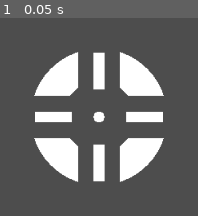
Above: before the commit, frame 1.
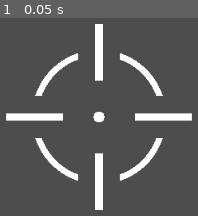
Above: after the commit, the same moment.

Repository: is386/shaders
Game: Godot game, scene res://src/shaders/examples/crosshair.tscn
The game is run twice, just before and just after one commit, with the same random seed, the same clock (stepped at 60 frames per second) and the same inputs. The project has no main scene, so this scene is started directly. The engine's default icon, where the game draws it, is replaced by a stand-in: a white triangle on a blue panel in a dark square.
Inputs:
- Up to frame 1 (0.05 s): no input

The runs differ from the first frame. In frame 1, 14% of the frame differs, in the area x 3-97%, y 3-97%.

Commit message:
Add shield bubble shader

Diff:
--- a/src/shaders/examples/crosshair.tscn
+++ b/src/shaders/examples/crosshair.tscn
@@ -6,12 +6,12 @@
 [sub_resource type="ShaderMaterial" id="ShaderMaterial_1bxxa"]
 shader = ExtResource("1_1bxxa")
 shader_parameter/center_size = 0.0170000008075
-shader_parameter/circle_size = 0.2130000101175
-shader_parameter/circle_thickness = 0.1010000047975
+shader_parameter/circle_size = 0.210000009975
+shader_parameter/circle_thickness = 0.0190000009025
 shader_parameter/circle_gap = 0.0650000030875
-shader_parameter/line_distance = 0.1430000067925
-shader_parameter/line_length = 0.230000010925
-shader_parameter/line_thickness = 0.8510000404225
+shader_parameter/line_distance = 0.202000009595
+shader_parameter/line_length = 0.3550000168625
+shader_parameter/line_thickness = 0.60800002888
 
 [node name="Crosshair" type="Sprite2D" unique_id=876802733]
 material = SubResource("ShaderMaterial_1bxxa")
--- /dev/null
+++ b/src/shaders/examples/shield_bubble.tscn
@@ -0,0 +1,40 @@
+[gd_scene format=3 uid="uid://bnj18a1ib2cuq"]
+
+[ext_resource type="Shader" uid="uid://d1a2ieuw00gc8" path="res://src/shaders/shield_bubble.gdshader" id="1_2a0jy"]
+[ext_resource type="Texture2D" uid="uid://4q335xxs2p" path="res://icon.svg" id="2_7n3ua"]
+
+[sub_resource type="FastNoiseLite" id="FastNoiseLite_2a0jy"]
+frequency = 0.0022
+
+[sub_resource type="NoiseTexture2D" id="NoiseTexture2D_8n0i7"]
+noise = SubResource("FastNoiseLite_2a0jy")
+seamless = true
+
+[sub_resource type="ShaderMaterial" id="ShaderMaterial_sn2t0"]
+shader = ExtResource("1_2a0jy")
+shader_parameter/radius = 0.3950000187625
+shader_parameter/width = 0.15200000722
+shader_parameter/highlight_center = Vector2(0.13, 0.355)
+shader_parameter/highlight_strength = 1.0
+shader_parameter/glow = 1.0
+shader_parameter/main_color = Color(0.31764707, 0.59607846, 1, 1)
+shader_parameter/highlight_color = Color(0.91292113, 0.0003638685, 0.84370375, 1)
+shader_parameter/noise = SubResource("NoiseTexture2D_8n0i7")
+
+[sub_resource type="Gradient" id="Gradient_hghta"]
+colors = PackedColorArray(0, 0, 0, 1, 0, 0, 0, 1)
+
+[sub_resource type="GradientTexture1D" id="GradientTexture1D_215gw"]
+gradient = SubResource("Gradient_hghta")
+
+[node name="ShieldBubble" type="Sprite2D" unique_id=255794960]
+material = SubResource("ShaderMaterial_sn2t0")
+texture = ExtResource("2_7n3ua")
+
+[node name="Sprite2D" type="Sprite2D" parent="." unique_id=2111124438]
+show_behind_parent = true
+position = Vector2(-1.4999924, 0.49999666)
+scale = Vector2(2.6367188, 393)
+texture = SubResource("GradientTexture1D_215gw")
+
+[node name="Camera2D" type="Camera2D" parent="." unique_id=1366725768]
--- /dev/null
+++ b/src/shaders/shield_bubble.gdshader
@@ -0,0 +1,34 @@
+shader_type canvas_item;
+
+uniform float radius : hint_range(0.0, 1.0) = 0.5;
+uniform float width : hint_range(0.0, 1.0) = 0.5;
+
+uniform vec2 highlight_center;
+uniform float highlight_strength : hint_range(0.0, 1.0) = 1.0;
+uniform float glow : hint_range(0.0, 1.0) = 1.0;
+
+uniform vec3 main_color : source_color;
+uniform vec3 highlight_color : source_color;
+
+uniform sampler2D noise : repeat_enable;
+
+void fragment() {
+	float circle = step(distance(UV, vec2(0.5)), radius);
+	float inner_circle = smoothstep(width * 0.5, 1, distance(UV, vec2(0.5)));
+	float main_shape = circle * inner_circle;
+
+	float highlight_shape =
+		main_shape * highlight_strength * pow(1.0 - distance(highlight_center, UV), 3.0);
+
+	vec3 color = main_color * main_shape + highlight_shape * highlight_color;
+	color *= vec3(1.0 + glow * 5.0);
+
+	float texture_alpha = texture(noise, UV + vec2(TIME * 0.1, 0)).r;
+
+	COLOR.a = (main_shape + highlight_shape) * texture_alpha;
+	COLOR.rgb = color;
+}
+
+void vertex() {
+	VERTEX += VERTEX * sin(TIME) * 0.1;
+}
Not shown, added: src/shaders/shield_bubble.gdshader.uid
